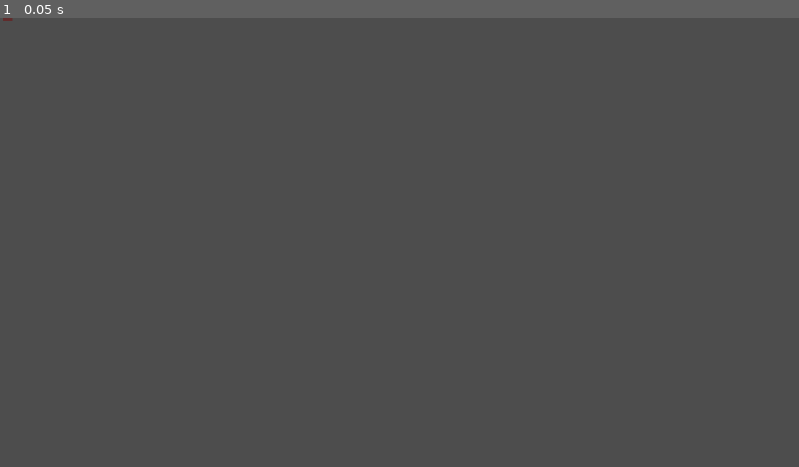
Above: before the commit, frame 1.
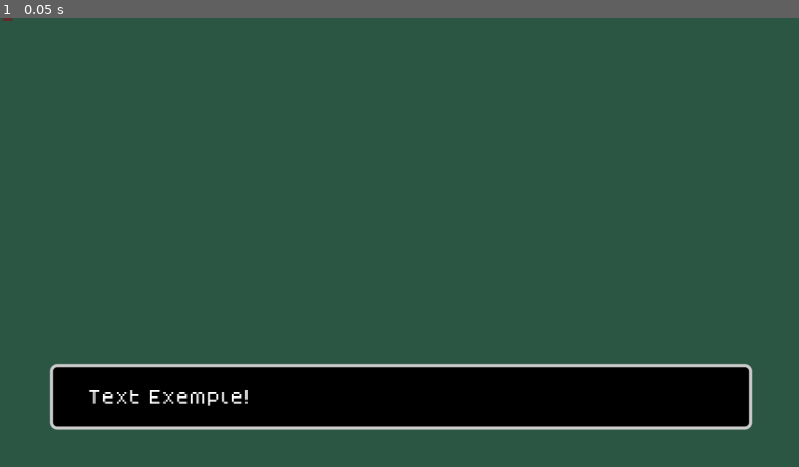
Above: after the commit, the same moment.

Repository: JhonnR9/arpg_godot_cpp
Game: Godot game, scene res://node_2d.tscn
The game is run twice, just before and just after one commit, with the same random seed, the same clock (stepped at 60 frames per second) and the same inputs.
Inputs:
- Up to frame 1 (0.05 s): no input

The runs differ from the first frame. In frame 1, 100% of the frame differs, in the area x 0-100%, y 0-100%.

Commit message:
add fectures starter ui npc

Diff:
--- a/godot_editor/data/test.json
+++ b/godot_editor/data/test.json
@@ -1,4 +1,5 @@
 {
 	"name": "jhonn",
 	"age": 26
+
 }
--- a/godot_editor/node_2d.tscn
+++ b/godot_editor/node_2d.tscn
@@ -1,16 +1,133 @@
-[gd_scene load_steps=3 format=3 uid="uid://bmbbovs8vnafl"]
+[gd_scene load_steps=15 format=3 uid="uid://bmbbovs8vnafl"]
 
 [ext_resource type="Texture2D" uid="uid://tlssw48lru1w" path="res://char22.png" id="1_wtcfe"]
+[ext_resource type="JSON" path="res://data/test.json" id="2_epypp"]
+[ext_resource type="FontFile" uid="uid://dxunq0i3381v8" path="res://data/fonts/dogicapixel.ttf" id="3_epypp"]
 
 [sub_resource type="CircleShape2D" id="CircleShape2D_0e48y"]
 radius = 4.0
 
-[node name="Node2D" type="ARPG"]
+[sub_resource type="Animation" id="Animation_0hol4"]
+length = 0.001
+tracks/0/type = "value"
+tracks/0/imported = false
+tracks/0/enabled = true
+tracks/0/path = NodePath("Sprite2D:frame")
+tracks/0/interp = 1
+tracks/0/loop_wrap = true
+tracks/0/keys = {
+"times": PackedFloat32Array(0),
+"transitions": PackedFloat32Array(1),
+"update": 1,
+"values": [1]
+}
+
+[sub_resource type="Animation" id="Animation_d21ai"]
+resource_name = "idle_down"
+length = 0.6
+loop_mode = 1
+step = 0.0
+tracks/0/type = "value"
+tracks/0/imported = false
+tracks/0/enabled = true
+tracks/0/path = NodePath("Sprite2D:frame")
+tracks/0/interp = 1
+tracks/0/loop_wrap = true
+tracks/0/keys = {
+"times": PackedFloat32Array(0, 0.302585),
+"transitions": PackedFloat32Array(1, 1),
+"update": 1,
+"values": [33, 35]
+}
+
+[sub_resource type="Animation" id="Animation_epypp"]
+resource_name = "walk_down"
+length = 0.6
+loop_mode = 1
+step = 0.0
+tracks/0/type = "value"
+tracks/0/imported = false
+tracks/0/enabled = true
+tracks/0/path = NodePath("Sprite2D:frame")
+tracks/0/interp = 1
+tracks/0/loop_wrap = true
+tracks/0/keys = {
+"times": PackedFloat32Array(0, 0.161057, 0.340558, 0.50053),
+"transitions": PackedFloat32Array(1, 1, 1, 1),
+"update": 1,
+"values": [1, 3, 5, 7]
+}
+
+[sub_resource type="AnimationLibrary" id="AnimationLibrary_q6r6c"]
+_data = {
+&"RESET": SubResource("Animation_0hol4"),
+&"idle_down": SubResource("Animation_d21ai"),
+&"walk_down": SubResource("Animation_epypp")
+}
+
+[sub_resource type="CircleShape2D" id="CircleShape2D_epypp"]
+radius = 15.1327
+
+[sub_resource type="Animation" id="Animation_kdubu"]
+length = 0.001
+tracks/0/type = "value"
+tracks/0/imported = false
+tracks/0/enabled = true
+tracks/0/path = NodePath("Area2D/Sprite2D:frame")
+tracks/0/interp = 1
+tracks/0/loop_wrap = true
+tracks/0/keys = {
+"times": PackedFloat32Array(0),
+"transitions": PackedFloat32Array(1),
+"update": 1,
+"values": [32]
+}
+
+[sub_resource type="Animation" id="Animation_q6r6c"]
+resource_name = "idle_down"
+length = 0.6
+loop_mode = 1
+tracks/0/type = "value"
+tracks/0/imported = false
+tracks/0/enabled = true
+tracks/0/path = NodePath("Area2D/Sprite2D:frame")
+tracks/0/interp = 1
+tracks/0/loop_wrap = true
+tracks/0/keys = {
+"times": PackedFloat32Array(0, 0.3),
+"transitions": PackedFloat32Array(1, 1),
+"update": 1,
+"values": [32, 34]
+}
+
+[sub_resource type="AnimationLibrary" id="AnimationLibrary_d21ai"]
+_data = {
+&"RESET": SubResource("Animation_kdubu"),
+&"idle_down": SubResource("Animation_q6r6c")
+}
+
+[sub_resource type="StyleBoxFlat" id="StyleBoxFlat_0e48y"]
+bg_color = Color(0, 0, 0, 1)
+border_width_left = 1
+border_width_top = 1
+border_width_right = 1
+border_width_bottom = 1
+corner_radius_top_left = 2
+corner_radius_top_right = 2
+corner_radius_bottom_right = 2
+corner_radius_bottom_left = 2
+
+[sub_resource type="LabelSettings" id="LabelSettings_0e48y"]
+line_spacing = 1.0
+font = ExtResource("3_epypp")
+font_size = 5
+
+[node name="ARPG" type="ARPG"]
+y_sort_enabled = true
 
 [node name="Player" type="Player" parent="."]
-acceleration = 0.14
-friction = 0.16
-position = Vector2(129, 79)
+friction = 1.03071e+29
+position = Vector2(25, 117)
 
 [node name="CollisionShape2D" type="CollisionShape2D" parent="Player"]
 shape = SubResource("CircleShape2D_0e48y")
@@ -21,3 +138,76 @@
 hframes = 2
 vframes = 24
 frame = 1
+
+[node name="AnimationPlayer" type="AnimationPlayer" parent="Player"]
+libraries = {
+&"": SubResource("AnimationLibrary_q6r6c")
+}
+autoplay = "idle_down"
+
+[node name="NPC" type="NPC" parent="."]
+resource = ExtResource("2_epypp")
+position = Vector2(199, 50)
+
+[node name="CollisionShape2D" type="CollisionShape2D" parent="NPC"]
+shape = SubResource("CircleShape2D_0e48y")
+
+[node name="Area2D" type="Area2D" parent="NPC"]
+
+[node name="CollisionShape2D" type="CollisionShape2D" parent="NPC/Area2D"]
+shape = SubResource("CircleShape2D_epypp")
+debug_color = Color(0.988235, 0, 0.298039, 0.0941176)
+
+[node name="Sprite2D" type="Sprite2D" parent="NPC/Area2D"]
+position = Vector2(0, -12)
+texture = ExtResource("1_wtcfe")
+hframes = 2
+vframes = 24
+frame = 32
+
+[node name="AnimationPlayer" type="AnimationPlayer" parent="NPC"]
+libraries = {
+&"": SubResource("AnimationLibrary_d21ai")
+}
+autoplay = "idle_down"
+
+[node name="CanvasLayer" type="CanvasLayer" parent="."]
+
+[node name="Dialog" type="UI" parent="CanvasLayer"]
+visible = false
+anchors_preset = 15
+anchor_right = 1.0
+anchor_bottom = 1.0
+grow_horizontal = 2
+grow_vertical = 2
+
+[node name="Panel" type="Panel" parent="CanvasLayer/Dialog"]
+layout_mode = 1
+anchors_preset = -1
+anchor_left = 0.062
+anchor_top = 0.771
+anchor_right = 0.941
+anchor_bottom = 0.917
+offset_left = 0.127999
+offset_top = -0.0240021
+offset_right = 0.103989
+offset_bottom = -0.0480042
+grow_horizontal = 2
+grow_vertical = 0
+theme_override_styles/panel = SubResource("StyleBoxFlat_0e48y")
+
+[node name="Label" type="Label" parent="CanvasLayer/Dialog/Panel"]
+layout_mode = 1
+anchors_preset = -1
+anchor_left = 0.054
+anchor_top = 0.214
+anchor_right = 0.989
+anchor_bottom = 0.827
+offset_left = -0.15
+offset_top = 3.506
+offset_right = -138.525
+offset_bottom = -3.367
+grow_vertical = 2
+text = "Text Exemple!"
+label_settings = SubResource("LabelSettings_0e48y")
+justification_flags = 171
--- /dev/null
+++ b/godot_editor/player.tscn
@@ -0,0 +1,11 @@
+[gd_scene load_steps=2 format=3 uid="uid://dvpggfmiqjkus"]
+
+[ext_resource type="JSON" path="res://data/test.json" id="1_4flbx"]
+
+[node name="Player" type="NPC"]
+resource = ExtResource("1_4flbx")
+life = 0.34
+acceleration = 1.0
+friction = 1.0
+max_move_speed = 0.415
+display_name = 0.865
--- a/godot_editor/project.godot
+++ b/godot_editor/project.godot
@@ -49,8 +49,14 @@
 , Object(InputEventKey,"resource_local_to_scene":false,"resource_name":"","device":-1,"window_id":0,"alt_pressed":false …(183 unchanged characters)…
 ]
 }
+iteract={
+"deadzone": 0.2,
+"events": [Object(InputEventKey,"resource_local_to_scene":false,"resource_name":"","device":-1,"window_id":0,"alt_pressed":false,"shift_pressed":false,"ctrl_pressed":false,"meta_pressed":false,"pressed":false,"keycode":0,"physical_keycode":69,"key_label":0,"unicode":101,"location":0,"echo":false,"script":null)
+]
+}
 
 [rendering]
 
 textures/canvas_textures/default_texture_filter=3
 renderer/rendering_method="mobile"
+environment/defaults/default_clear_color=Color(0.174347, 0.339466, 0.264546, 1)
Binary file added: godot_editor/data/fonts/dogica.ttf
Not shown, added: godot_editor/data/fonts/dogica.ttf.import
Binary file added: godot_editor/data/fonts/dogicabold.ttf
Not shown, added: godot_editor/data/fonts/dogicabold.ttf.import
Binary file added: godot_editor/data/fonts/dogicapixel.ttf
Not shown, added: godot_editor/data/fonts/dogicapixel.ttf.import
Binary file added: godot_editor/data/fonts/dogicapixelbold.ttf
Not shown, added: godot_editor/data/fonts/dogicapixelbold.ttf.import
Not shown, added: src/UI.cpp
Not shown, added: src/UI.h
Not shown, changed: src/arpg.cpp
Not shown, changed: src/arpg.h
(and 6 more such lines)
